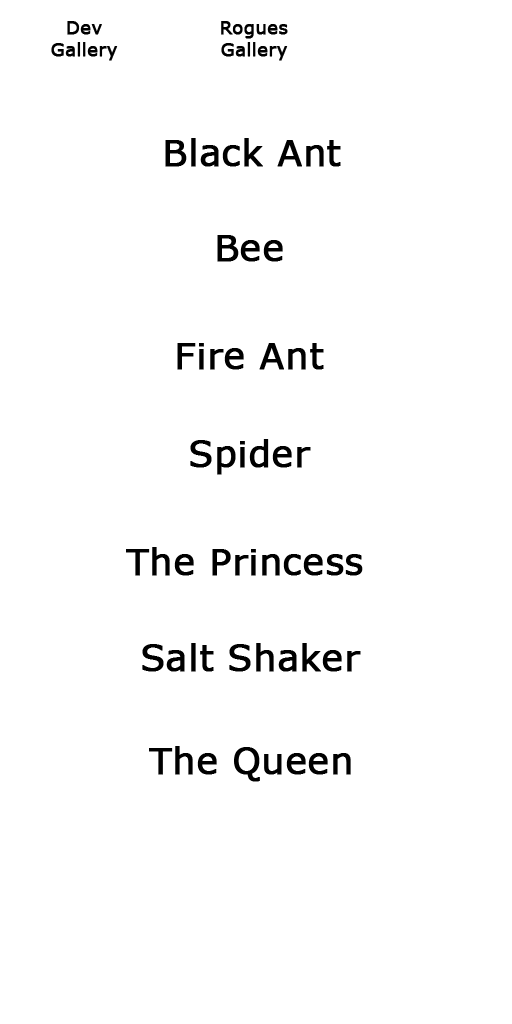
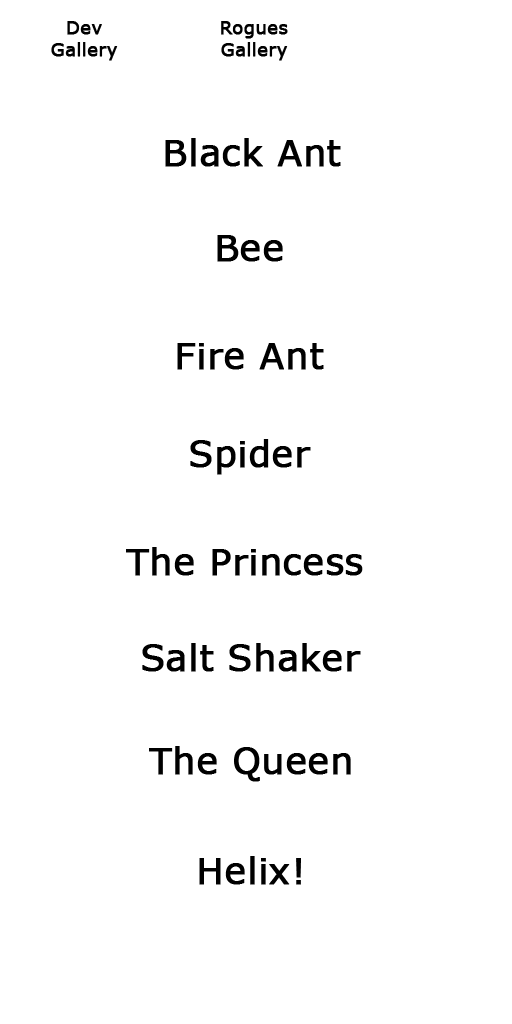
Layers edited between the first and the second 512 x 1024 image:
added layer "Helix!" above "The Queen" over (x1=199, y1=856, x2=301, y2=885)
